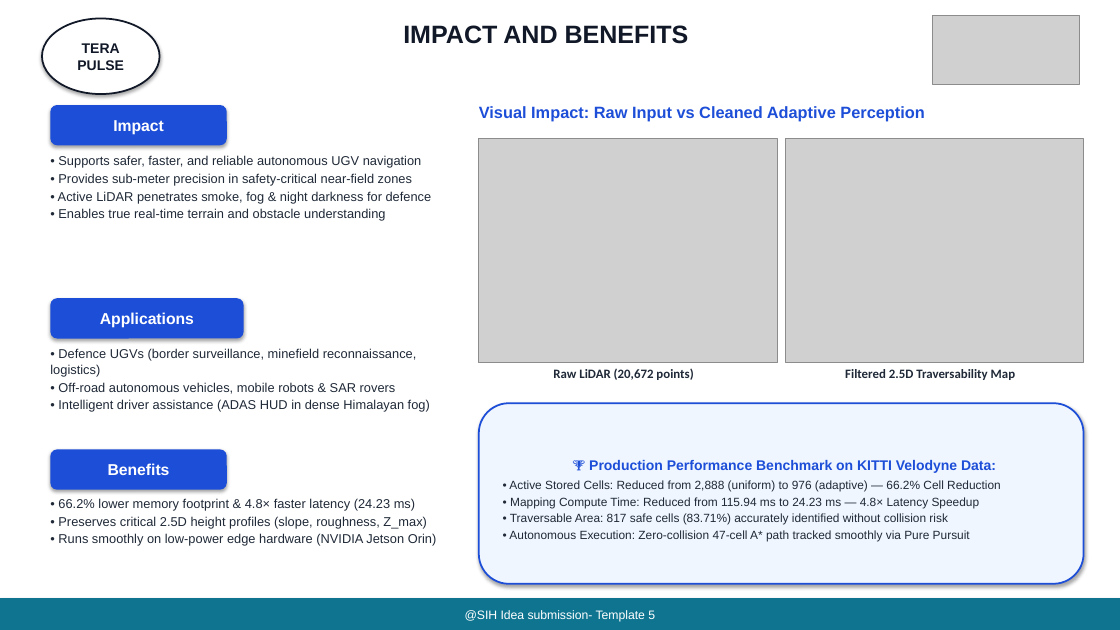
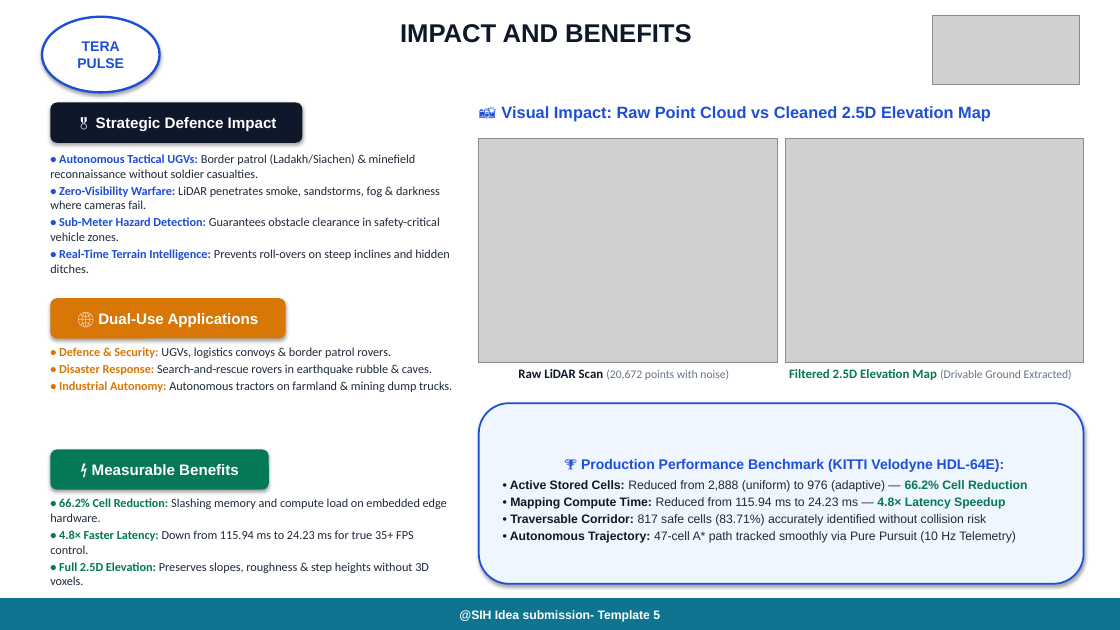
Before and after one commit to AbhayVerma628/SIh26053_Lidar, a slide deck: slide 5 of docs/SIH26053_TeraPulse_Official_Presentation.pptx. Drawn at 1120x630 pixels with LibreOffice and Linux fonts; fonts in the diff are those of the drawing; grey boxes stand for pictures. Boxes give left, top, right and bottom in pixels: in the first picture for what was removed or moved away, otherwise in the second. Text is boxed around its words. In the diff, an @@ line names an element or a change of style, - is before the commit and + after.

Commit message:
style: enhance presentation visual attractiveness, bold lead-in highlights, and title emphasis

```diff
--- a/docs/SIH26053_TeraPulse_Official_Presentation.pptx
+++ b/docs/SIH26053_TeraPulse_Official_Presentation.pptx
@@ ellipse "TERA PULSE" at <box>42,17,160,92</box>: text colour #111827 to #1D4ED8; outline #111827 1.5 pt to #1D4ED8 2 pt @@
@@ text "IMPACT AND BENEFITS" at <box>400,24,692,43</box>: size 21.5 to 22 pt, text colour #111827 to #0F172A @@
@@ rounded rectangle "🎖 Strategic Defence Impact": place and size @@
-rounded rectangle "🎖 Strategic Defence Impact" at <box>50,105,227,145</box>
+rounded rectangle "🎖 Strategic Defence Impact" at <box>50,103,302,143</box>
@@ rounded rectangle "🎖 Strategic Defence Impact" at <box>50,103,302,143</box>: fill #1D4ED8 to #0F172A @@
@@ text in rounded rectangle at <box>96,117,277,131</box>: text changed; size 13.5 to 13 pt @@
-Impact
+🎖 Strategic Defence Impact
@@ text at <box>501,106,991,122</box>: text changed @@
-Visual Impact: Raw Input vs Cleaned Adaptive Perception
+📸 Visual Impact: Raw Point Cloud vs Cleaned 2.5D Elevation Map
@@ text at <box>50,154,449,273</box>: text changed; size 11 to 10.5 pt; font Arial to Calibri; text colour #1F2937 to #1E293B @@
-• Supports safer, faster, and reliable autonomous UGV navigation
-• Provides sub-meter precision in safety-critical near-field zones
-• Active LiDAR penetrates smoke, fog & night darkness for defence
-• Enables true real-time terrain and obstacle understanding
+• Autonomous Tactical UGVs: Border patrol (Ladakh/Siachen) & minefield reconnaissance without soldier casualties.
+• Zero-Visibility Warfare: LiDAR penetrates smoke, sandstorms, fog & darkness where cameras fail.
+• Sub-Meter Hazard Detection: Guarantees obstacle clearance in safety-critical vehicle zones.
+• Real-Time Terrain Intelligence: Prevents roll-overs on steep inclines and hidden ditches.
@@ rounded rectangle "🌐 Dual-Use Applications": place and size @@
-rounded rectangle "🌐 Dual-Use Applications" at <box>50,298,244,339</box>
+rounded rectangle "🌐 Dual-Use Applications" at <box>50,298,286,339</box>
@@ rounded rectangle "🌐 Dual-Use Applications" at <box>50,298,286,339</box>: fill #1D4ED8 to #D97706 @@
@@ text in rounded rectangle at <box>98,313,259,327</box>: text changed; size 13.5 to 13 pt @@
-Applications
+🌐 Dual-Use Applications
@@ text at <box>59,347,452,392</box>: text changed; size 11 to 10.5 pt; font Arial to Calibri; text colour #1F2937 to #1E293B @@
-• Defence UGVs (border surveillance, minefield reconnaissance, logistics)
-• Off-road autonomous vehicles, mobile robots & SAR rovers
-• Intelligent driver assistance (ADAS HUD in dense Himalayan fog)
+• Defence & Security: UGVs, logistics convoys & border patrol rovers.
+• Disaster Response: Search-and-rescue rovers in earthquake rubble & caves.
+• Industrial Autonomy: Autonomous tractors on farmland & mining dump trucks.
@@ text at <box>518,369,729,380</box>: text changed; size 11 to 10 pt; text colour #1F2937 to #64748B; bold off @@
-Raw LiDAR (20,672 points)
+Raw LiDAR Scan (20,672 points with noise)
@@ text at <box>789,369,1072,380</box>: text changed; size 11 to 10 pt; text colour #1F2937 to #64748B; bold off @@
-Filtered 2.5D Traversability Map
+Filtered 2.5D Elevation Map (Drivable Ground Extracted)
@@ rounded rectangle "⚡ Measurable Benefits": place and size @@
-rounded rectangle "⚡ Measurable Benefits" at <box>50,450,227,490</box>
+rounded rectangle "⚡ Measurable Benefits" at <box>50,450,269,490</box>
@@ rounded rectangle "⚡ Measurable Benefits" at <box>50,450,269,490</box>: fill #1D4ED8 to #047857 @@
@@ text in rounded rectangle at <box>92,464,239,475</box>: text changed; size 13.5 to 13 pt @@
-Benefits
+⚡ Measurable Benefits
@@ text in rounded rectangle at <box>581,459,1005,472</box>: text changed @@
-🏆 Production Performance Benchmark on KITTI Velodyne Data:
+🏆 Production Performance Benchmark (KITTI Velodyne HDL-64E):
@@ text at <box>50,498,447,585</box>: text changed; size 11 to 10.5 pt; font Arial to Calibri; text colour #1F2937 to #1E293B @@
-• 66.2% lower memory footprint & 4.8× faster latency (24.23 ms)
-• Preserves critical 2.5D height profiles (slope, roughness, Z_max)
-• Runs smoothly on low-power edge hardware (NVIDIA Jetson Orin)
+• 66.2% Cell Reduction: Slashing memory and compute load on embedded edge hardware.
+• 4.8× Faster Latency: Down from 115.94 ms to 24.23 ms for true 35+ FPS control.
+• Full 2.5D Elevation: Preserves slopes, roughness & step heights without 3D voxels.
@@ text in rounded rectangle at <box>510,480,1027,509</box>: size 10.2 to 10.5 pt in "• Active Stored Cells: Reduced from 2,888 ...", "• Mapping Compute Time: Reduced from 115.94 ..."; text colour #1F2937 to #0F172A in "• Active Stored Cells:", "• Mapping Compute Time:"; text colour #1F2937 to #1E293B in "Reduced from 2,888 (uniform) to 976 (adaptive) ...", "Reduced from 115.94 ms to 24.23 ms ..."; text colour #1F2937 to #047857 in "66.2% Cell Reduction", "4.8× Latency Speedup"; bold on in "• Active Stored Cells: 66.2% Cell Reduction", "• Mapping Compute Time: 4.8× Latency Speedup" @@
@@ text in rounded rectangle at <box>510,514,1016,543</box>: text changed; size 10.2 to 10.5 pt; text colour #1F2937 to #1E293B @@
-• Traversable Area: 817 safe cells (83.71%) accurately identified without collision risk
-• Autonomous Execution: Zero-collision 47-cell A* path tracked smoothly via Pure Pursuit
+• Traversable Corridor: 817 safe cells (83.71%) accurately identified without collision risk
+• Autonomous Trajectory: 47-cell A* path tracked smoothly via Pure Pursuit (10 Hz Telemetry)
@@ rectangle "@SIH Idea submission- Template 5" at <box>0,598,1120,630</box>: bold on @@
```
Also in this commit, not shown: 5 other slides changed, 2 other files.
